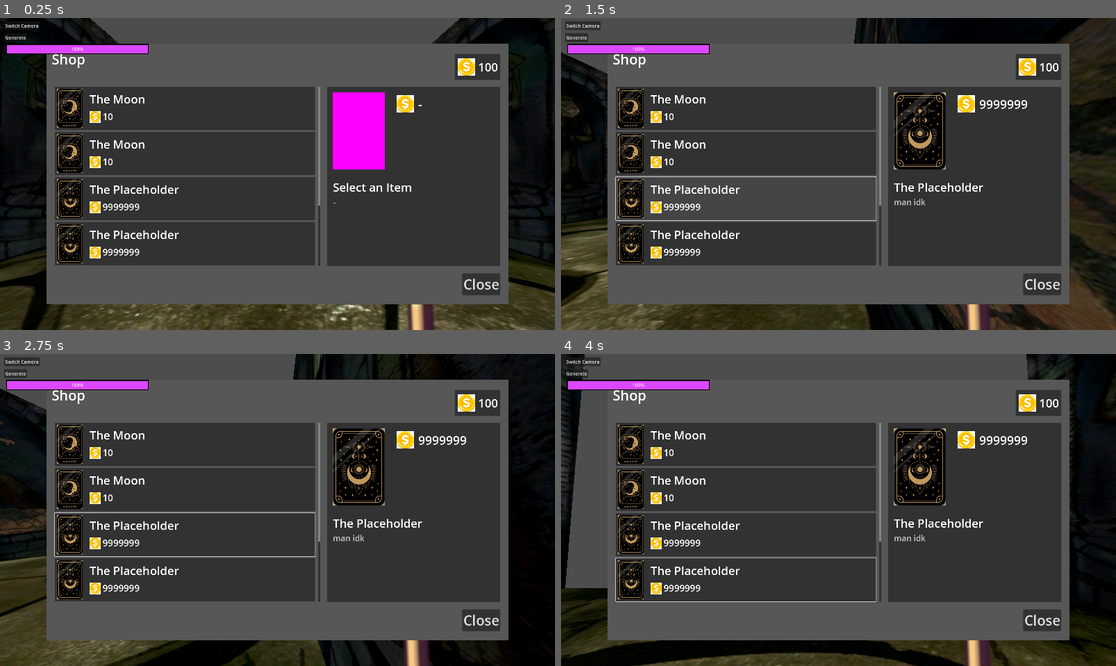
Above: before the commit, frames 1-4 (two rows, left to right).
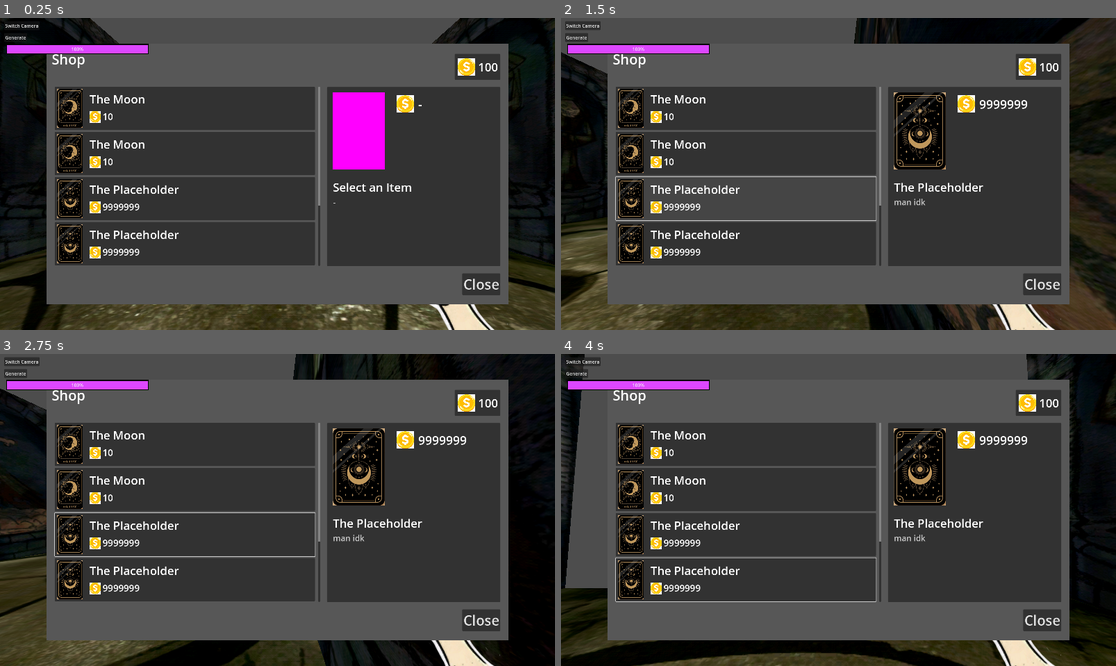
Above: after the commit, the same moments.

Repository: Team-C-623/koven_game
Game: Godot game, scene res://scenes/main3d.tscn
Two runs of this game, one before a commit and one after it. Both use one fixed random seed, a clock stepped at 60 frames per second and the inputs below.
Inputs (mouse positions are in pixels of both pictures, inside the frame that each line leads up to):
- Up to frame 1 (0.25 s): no input
- Up to frame 2 (1.5 s): move the mouse to (960, 158) at 0.52 s; hold D (right) 0.53-1.28 s; click (960, 158) at 0.6 s; move the mouse to (727, 189) at 1.27 s; hold S (down) from 1.28 s (still down); click (727, 189) at 1.35 s
- Up to frame 3 (2.75 s): move the mouse to (333, 441) at 2.02 s; release S (down) at 2.03 s; hold D (right) from 2.03 s (still down); click (333, 441) at 2.1 s
- Up to frame 4 (4 s): move the mouse to (810, 572) at 2.77 s; release D (right) at 2.78 s; hold W (up) 2.78-3.53 s; click (810, 572) at 2.85 s; move the mouse to (1005, 556) at 3.52 s; hold A (left) from 3.53 s (still down); click (1005, 556) at 3.6 s

The runs differ from the first frame. In frame 1, 1.0% of the frame differs, in the area x 73-92%, y 91-100%; in frame 2, 0.9%; in frame 3, 1.0%; in frame 4, 0.9%.

Commit message:
added models

Diff:
--- a/scenes/Rooms/room1.tscn
+++ b/scenes/Rooms/room1.tscn
@@ -1,9 +1,8 @@
-[gd_scene load_steps=6 format=3 uid="uid://na8sbq0ipt4w"]
+[gd_scene load_steps=5 format=3 uid="uid://na8sbq0ipt4w"]
 
 [ext_resource type="Script" path="res://scripts/Room.gd" id="1_plm6k"]
 [ext_resource type="Texture2D" uid="uid://b27ac8hu18orm" path="res://assets/floor.PNG" id="2_u41qk"]
 [ext_resource type="Texture2D" uid="uid://p5as2s81k4op" path="res://assets/wall2.jpg" id="3_peqko"]
-[ext_resource type="PackedScene" uid="uid://ci64337knkfuk" path="res://scenes/enemy_spawner.tscn" id="4_m2qvf"]
 
 [sub_resource type="WorldBoundaryShape3D" id="WorldBoundaryShape3D_vcy58"]
 
@@ -76,6 +75,3 @@
 transform = Transform3D(0.18, 0, 0, 0, 0.18, 0, 0, 0, 0.18, -3, 1.75, 0)
 axis = 0
 texture = ExtResource("3_peqko")
-
-[node name="EnemySpawner" parent="." instance=ExtResource("4_m2qvf")]
-transform = Transform3D(1, 0, 0, 0, 1, 0, 0, 0, 1, -1.59502, 1.12687, 1.21946)
--- a/scenes/enemy.tscn
+++ b/scenes/enemy.tscn
@@ -1,25 +1,33 @@
-[gd_scene load_steps=5 format=3 uid="uid://cwnppb0i13jui"]
+[gd_scene load_steps=6 format=3 uid="uid://cwnppb0i13jui"]
 
 [ext_resource type="Script" path="res://scenes/enemy.gd" id="1_qk4p4"]
+[ext_resource type="Texture2D" uid="uid://dspqlw5k5oycv" path="res://assets/nun.png" id="2_0nqt1"]
 
-[sub_resource type="SphereMesh" id="SphereMesh_7kk5g"]
+[sub_resource type="CapsuleMesh" id="CapsuleMesh_3uryv"]
 
-[sub_resource type="SphereShape3D" id="SphereShape3D_6dv5l"]
+[sub_resource type="CapsuleShape3D" id="CapsuleShape3D_v48x5"]
+radius = 0.192983
+height = 1.17235
 
 [sub_resource type="SphereShape3D" id="SphereShape3D_qkjg1"]
 radius = 0.55
 
 [node name="Enemy" type="CharacterBody3D"]
+transform = Transform3D(0.998603, 0, 0, 0, 0.998603, 0, 0, 0, 0.998603, 0, 0, 0)
 script = ExtResource("1_qk4p4")
 
 [node name="MeshInstance3D" type="MeshInstance3D" parent="."]
-mesh = SubResource("SphereMesh_7kk5g")
+transform = Transform3D(0.581984, 0, 0, 0, 0.618633, 0, 0, 0, 0.135296, 0, 0.0269417, 0)
+visible = false
+mesh = SubResource("CapsuleMesh_3uryv")
 
 [node name="CollisionShape3D" type="CollisionShape3D" parent="."]
 transform = Transform3D(0.0921099, 0, -0.995749, 0, 1, 0, 0.995749, 0, 0.0921099, 0, 0, 0)
-shape = SubResource("SphereShape3D_6dv5l")
+shape = SubResource("CapsuleShape3D_v48x5")
 
 [node name="Sprite3D" type="Sprite3D" parent="."]
+transform = Transform3D(0.04, 0, 0, 0, 0.04, 0, 0, 0, 0.04, 0, 0, 0)
+texture = ExtResource("2_0nqt1")
 
 [node name="RayCast3D" type="RayCast3D" parent="Sprite3D"]
 
--- a/scenes/player_3d.tscn
+++ b/scenes/player_3d.tscn
@@ -30,4 +30,4 @@
 current = true
 
 [node name="Wand" parent="head/PlayerCam" instance=ExtResource("2_ivwlt")]
-transform = Transform3D(0.5, 0, 0, 0, 0.499445, 0.0235444, 0, -0.0235444, 0.499445, 0.201377, -0.195079, -0.217868)
+transform = Transform3D(0.5, 0, 0, 0, 0.499445, 0.0235444, 0, -0.0235444, 0.499445, 0.122612, -0.0816861, -0.217216)
--- a/weapons/wand.tscn
+++ b/weapons/wand.tscn
@@ -1,7 +1,7 @@
 [gd_scene load_steps=6 format=3 uid="uid://chbcgqj40iuj"]
 
 [ext_resource type="Script" path="res://weapons/wand.gd" id="1_76yrt"]
-[ext_resource type="Texture2D" uid="uid://d0co7b3vuhxu6" path="res://weapons/trident.png" id="2_jube2"]
+[ext_resource type="Texture2D" uid="uid://5acfphutde4o" path="res://assets/Right hand (wand) rough.png" id="2_ux4k4"]
 
 [sub_resource type="Animation" id="Animation_3ac5i"]
 length = 0.001
@@ -45,7 +45,8 @@
 script = ExtResource("1_76yrt")
 
 [node name="Weaponmodel" type="Sprite3D" parent="."]
-texture = ExtResource("2_jube2")
+transform = Transform3D(0.02, 0, 0, 0, 0.02, 0, 0, 0, 0.02, 0, 0, 0)
+texture = ExtResource("2_ux4k4")
 
 [node name="AnimationPlayer" type="AnimationPlayer" parent="."]
 libraries = {
@@ -53,5 +54,5 @@
 }
 
 [node name="RayCast3D" type="RayCast3D" parent="."]
-transform = Transform3D(1, 0, 0, 0, 1, 0, 0, 0, 1, 0, 0.136045, 0)
+transform = Transform3D(1, 0, 0, 0, 1, 0, 0, 0, 1, 0.0825844, 0.182099, -0.0490052)
 target_position = Vector3(0, 0, -1)
Binary file added: assets/Right hand (wand) rough.png
Not shown, added: assets/Right hand (wand) rough.png.import
Not shown, added: assets/monk.png.import
Binary file added: assets/nun.png
Not shown, added: assets/nun.png.import
Not shown, added: assets/monk.png
